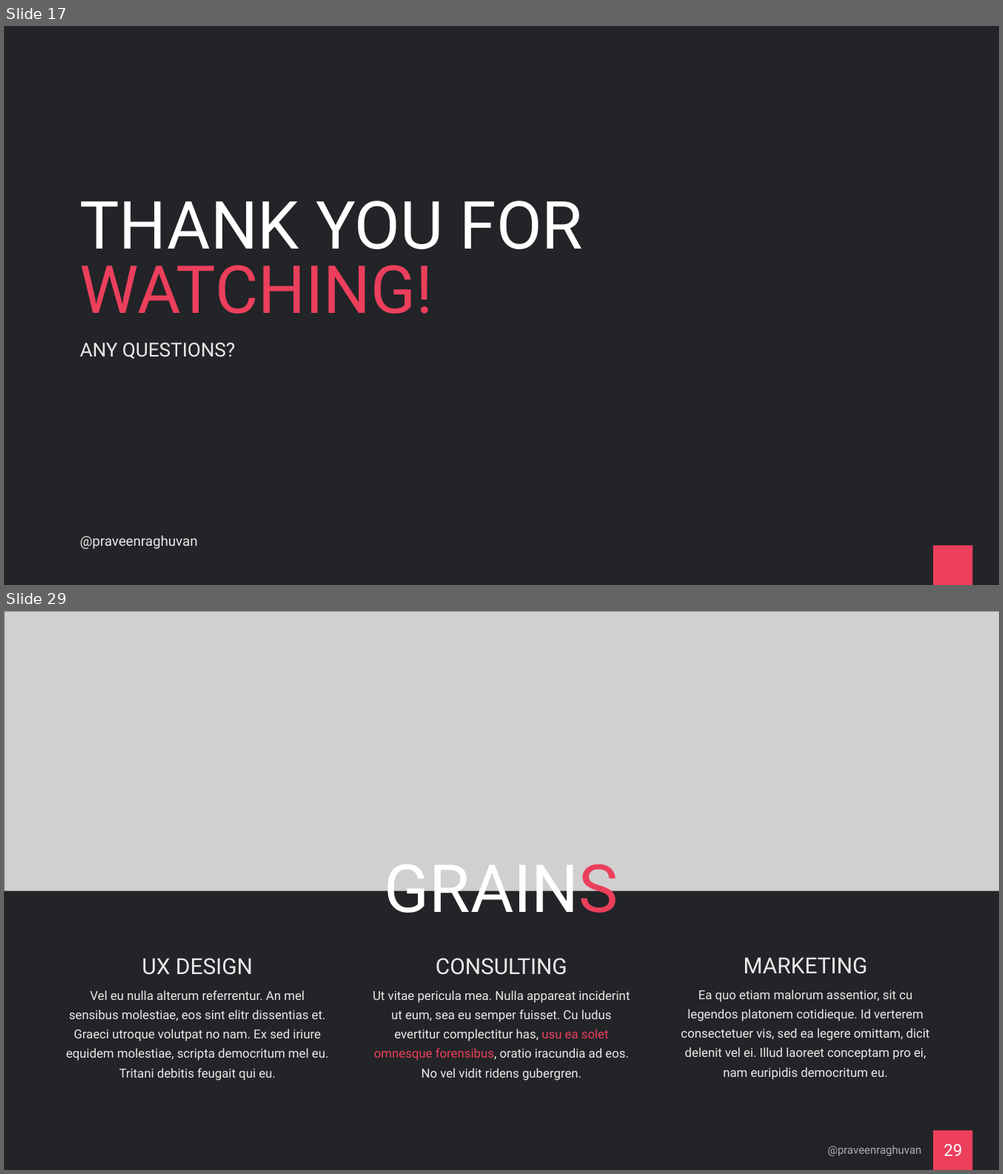
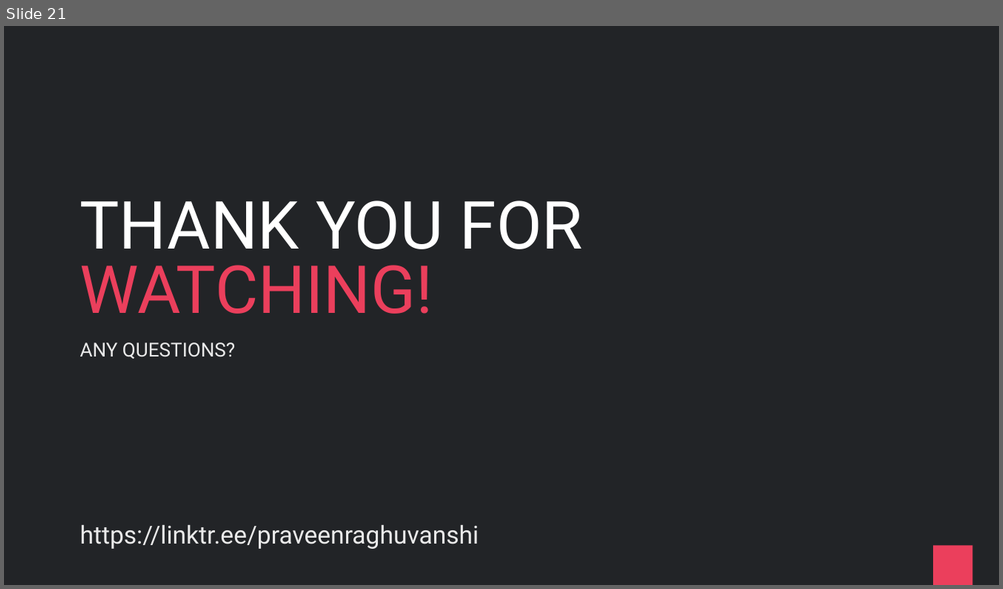
Before and after one commit to praveenraghuvanshi/tech-sessions, a slide deck: drafts/Orleans/ppt/Orleans_draft.pptx. Shown one above the other, each under a label of ours: slides 17 and 29 before the commit, slide 21 after it; the slides between them are not shown. The pictures are 1003x1174 and 1003x589 pixels, drawn with LibreOffice and Linux fonts; fonts in the diff are those of the drawing; grey boxes stand for pictures. Boxes give left, top, right and bottom in pixels: in the first picture for what was removed or moved away, otherwise in the second. Text is boxed around its words. In the diff, an @@ line names an element or a change of style, - is before the commit and + after.

```diff
--- a/drafts/Orleans/ppt/Orleans_draft.pptx
+++ b/drafts/Orleans/ppt/Orleans_draft.pptx
@@ slide 29 removed at box(4, 611, 999, 1170), background #222427; not listed: 1 template element that a slide beside it also shows @@
@@ picture removed at box(4, 611, 999, 891) @@
@@ title removed at box(384, 864, 618, 928) @@
-GRAINS
@@ text removed at box(142, 958, 253, 975) @@
-UX DESIGN
@@ text removed at box(435, 958, 567, 975) @@
-CONSULTING
@@ text removed at box(743, 957, 868, 974) @@
-MARKETING
@@ text removed at box(66, 991, 329, 1081) @@
-Vel eu nulla alterum referrentur. An mel sensibus molestiae, eos sint elitr dissentias et. Graeci utroque volutpat no nam. Ex sed iriure equidem molestiae, scripta democritum mel eu. Tritani debitis feugait qui eu.
@@ text removed at box(373, 991, 629, 1081) @@
-Ut vitae pericula mea. Nulla appareat inciderint ut eum, sea eu semper fuisset. Cu ludus evertitur complectitur has, usu ea solet omnesque forensibus, oratio iracundia ad eos. No vel vidit ridens gubergren.
@@ text removed at box(680, 990, 930, 1080) @@
-Ea quo etiam malorum assentior, sit cu legendos platonem cotidieque. Id verterem consectetuer vis, sed ea legere omittam, dicit delenit vel ei. Illud laoreet conceptam pro ei, nam euripidis democritum eu.
@@ text removed at box(828, 1146, 922, 1156) @@
-@praveenraghuvan
@@ page number removed at box(943, 1145, 962, 1156) @@
-29
@@ what was slide 17 is now slide 21 @@
@@ slide 21 changed as well @@
@@ text at box(80, 526, 479, 549): text changed; size 20 to 36 pt @@
-@praveenraghuvan
+https://linktr.ee/praveenraghuvanshi
```
Also in this commit, not shown: 3 other slides changed, 4 slides added, 65 other slides removed, 7 other files.
